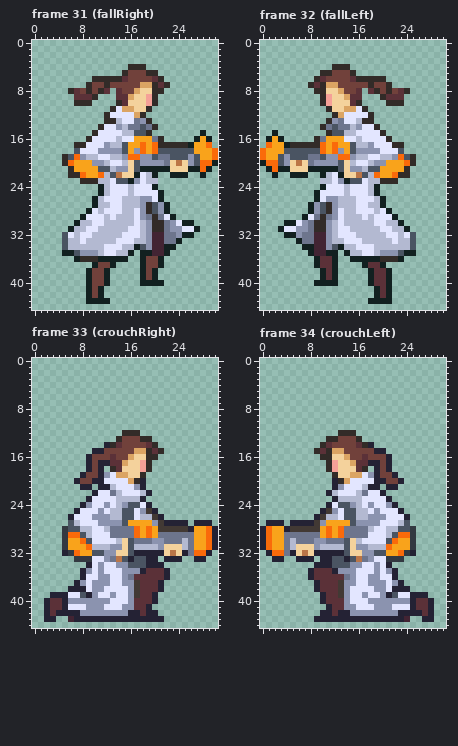
Two versions of one pixel-art file, rawAssets/animations/Flipside_Player_Model_AllAnims_Cropped.aseprite. The picture above was drawn from the file before the commit.
31x45 pixels, 46 frames. Shown: frame 31 (fallRight), frame 32 (fallLeft), frame 33 (crouchRight), frame 34 (crouchLeft). The commit also changed other frames, which this record leaves out.
New version:
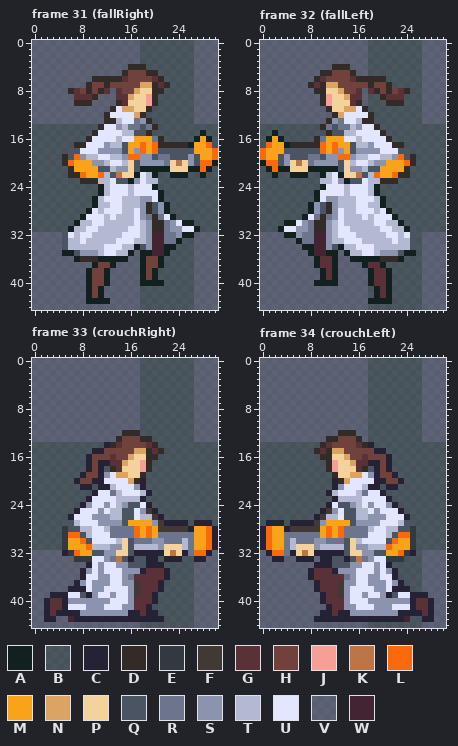
Palette (. is transparent): A #122020  B #242234a9  C #242234  D #322b28  E #333941  F #423934  G #5b3138  H #71413b  J #f5a097  K #bb7547  L #fa6a0a  M #f9a31b  N #dba463  P #f4d29c  Q #4a5462  R #6d758d  S #8b93af  T #b3b9d1  U #e3e6ff  V #403353a9  W #422433
Change:
layer "Layer 3" now shown
Changed rows in their new state; - is an unchanged pixel.
Frame 31 (fallRight), layer "Layer 3":
first column x 0:
 0 VVVVVVVVVVVVVVVVVVBBBBBBBBBVVVV
 1 VVVVVVVVVVVVVVVVVVBBBBBBBBBVVVV
 2 VVVVVVVVVVVVVVVVVVBBBBBBBBBVVVV
 3 VVVVVVVVVVVVVVVVVVBBBBBBBBBVVVV
 4 VVVVVVVVVVVVVVVV---BBBBBBBBVVVV
 5 VVVVVVVVVVVVVVV------BBBBBBVVVV
 6 VVVVVVVVVV------------BBBBBVVVV
 7 VVVVVVVVV--------------BBBBVVVV
 8 VVVVVV-------V--------BBBBBVVVV
 9 VVVVVVV----VVV-------BBBBBBVVVV
10 VVVVVVV---VVVV-------BBBBBBVVVV
11 VVVVVVVVVVVVV-------BBBBBBBVVVV
12 VVVVVVVVVVVV-------BBBBBBBBVVVV
13 VVVVVVVVVVVV--------BBBBBBBVVVV
14 BBBBBBBBBBB----------BBBBBBBBBB
15 BBBBBBBBBB----------BBBBBBBB-BB
16 BBBBBBBBB-------------BBBBB---B
17 BBBBBBB-----------------------B
18 BBBBBBB------------------------
19 BBBBB--------------------------
20 BBBBB--------------------------
21 BBBBBB------------------------B
22 BBBBBB---------------BB---BB-BB
23 BBBBBBBB-------------BBBBBBBBBB
24 BBBBBBBBBBB----------BBBBBBBBBB
25 BBBBBBBBBBB-----------BBBBBBBBB
26 BBBBBBBBBB------------BBBBBBBBB
27 BBBBBBBBBB-------------BBBBBBBB
28 BBBBBBBBB--------------BBBBBBBB
29 BBBBBBBB----------------BBBBBBB
30 BBBBBBB--------------------BBBB
31 BBBBBB----------------------BBB
32 VVVVV----------------------VVVV
33 VVVVV--------------------BBVVVV
34 VVVVV-------------------BBBVVVV
35 VVVVV------------V-----BBBBVVVV
36 VVVVVVV---------VV----BBBBBVVVV
37 VVVVVVVVVV----VVVV----BBBBBVVVV
38 VVVVVVVVV----VVVVV---BBBBBBVVVV
39 VVVVVVVVV----VVVVV---BBBBBBVVVV
40 VVVVVVVVV----VVVVV----BBBBBVVVV
41 VVVVVVVVV---VVVVVVBBBBBBBBBVVVV
42 VVVVVVVVV---VVVVVVBBBBBBBBBVVVV
43 VVVVVVVVV----VVVVVBBBBBBBBBVVVV
44 VVVVVVVVVVVVVVVVVVBBBBBBBBBVVVV
Frame 32 (fallLeft), layer "Layer 3":
first column x 0:
 0 VVVVVVVVVVVVVVVVVVBBBBBBBBBVVVV
 1 VVVVVVVVVVVVVVVVVVBBBBBBBBBVVVV
 2 VVVVVVVVVVVVVVVVVVBBBBBBBBBVVVV
 3 VVVVVVVVVVVVVVVVVVBBBBBBBBBVVVV
 4 VVVVVVVVVVVV---VVVBBBBBBBBBVVVV
 5 VVVVVVVVVV------VVBBBBBBBBBVVVV
 6 VVVVVVVVV------------BBBBBBVVVV
 7 VVVVVVVV--------------BBBBBVVVV
 8 VVVVVVVVV--------V-------BBVVVV
 9 VVVVVVVVVV-------VBB----BBBVVVV
10 VVVVVVVVVV-------VBBB---BBBVVVV
11 VVVVVVVVVVV-------BBBBBBBBBVVVV
12 VVVVVVVVVVVV-------BBBBBBBBVVVV
13 VVVVVVVVVVV--------BBBBBBBBVVVV
14 BBBBBBBBBB----------BBBBBBBBBBB
15 BB-BBBBBBBB----------BBBBBBBBBB
16 B---BBBBB-------------BBBBBBBBB
17 B-----------------------BBBBBBB
18 ------------------------BBBBBBB
19 --------------------------BBBBB
20 --------------------------BBBBB
21 B------------------------BBBBBB
22 BB-BB---BB---------------BBBBBB
23 BBBBBBBBBB-------------BBBBBBBB
24 BBBBBBBBBB----------BBBBBBBBBBB
25 BBBBBBBBB-----------BBBBBBBBBBB
26 BBBBBBBBB------------BBBBBBBBBB
27 BBBBBBBB-------------BBBBBBBBBB
28 BBBBBBBB--------------BBBBBBBBB
29 BBBBBBB----------------BBBBBBBB
30 BBBB--------------------BBBBBBB
31 BBB----------------------BBBBBB
32 VVVV----------------------BVVVV
33 VVVVVV--------------------BVVVV
34 VVVVVVV-------------------BVVVV
35 VVVVVVVV-----V------------BVVVV
36 VVVVVVVVV----VV---------BBBVVVV
37 VVVVVVVVV----VVVV----BBBBBBVVVV
38 VVVVVVVVVV---VVVVV----BBBBBVVVV
39 VVVVVVVVVV---VVVVV----BBBBBVVVV
40 VVVVVVVVV----VVVVV----BBBBBVVVV
41 VVVVVVVVVVVVVVVVVVB---BBBBBVVVV
42 VVVVVVVVVVVVVVVVVVB---BBBBBVVVV
43 VVVVVVVVVVVVVVVVVV----BBBBBVVVV
44 VVVVVVVVVVVVVVVVVVBBBBBBBBBVVVV
Frame 33 (crouchRight), layer "Layer 3":
first column x 0:
 0 VVVVVVVVVVVVVVVVVVBBBBBBBBBVVVV
 1 VVVVVVVVVVVVVVVVVVBBBBBBBBBVVVV
 2 VVVVVVVVVVVVVVVVVVBBBBBBBBBVVVV
 3 VVVVVVVVVVVVVVVVVVBBBBBBBBBVVVV
 4 VVVVVVVVVVVVVVVVVVBBBBBBBBBVVVV
 5 VVVVVVVVVVVVVVVVVVBBBBBBBBBVVVV
 6 VVVVVVVVVVVVVVVVVVBBBBBBBBBVVVV
 7 VVVVVVVVVVVVVVVVVVBBBBBBBBBVVVV
 8 VVVVVVVVVVVVVVVVVVBBBBBBBBBVVVV
 9 VVVVVVVVVVVVVVVVVVBBBBBBBBBVVVV
10 VVVVVVVVVVVVVVVVVVBBBBBBBBBVVVV
11 VVVVVVVVVVVVVVVVVVBBBBBBBBBVVVV
12 VVVVVVVVVVVVVVV---BBBBBBBBBVVVV
13 VVVVVVVVVVVVVV------BBBBBBBVVVV
14 BBBBBBBBBBBB---------BBBBBBBBBB
15 BBBBBBBBBB------------BBBBBBBBB
16 BBBBBBBBB------------BBBBBBBBBB
17 BBBBBBBBB-----------BBBBBBBBBBB
18 BBBBBBBBB---B-------BBBBBBBBBBB
19 BBBBBBBB-----------BBBBBBBBBBBB
20 BBBBBBB------------BBBBBBBBBBBB
21 BBBBBBBB--B--------BBBBBBBBBBBB
22 BBBBBBBBBB----------BBBBBBBBBBB
23 BBBBBBBBB----------BBBBBBBBBBBB
24 BBBBBBBB------------BBBBBBBBBBB
25 BBBBBBB--------------BBBBBBBBBB
26 BBBBBB----------------BBBBBBBBB
27 BBBBBB--------------------B---B
28 BBBBB--------------------------
29 BBBBB--------------------------
30 BBBBB--------------------------
31 BBBBB--------------------------
32 VVVVV-------------------------V
33 VVVVVVV--------------B---BB--VV
34 VVVVVVVVV-------------BBBBBVVVV
35 VVVVVVVV---------------BBBBVVVV
36 VVVVVVVV---------------BBBBVVVV
37 VVVVVVV---------------BBBBBVVVV
38 VVVVVV----------------BBBBBVVVV
39 VVV------------------BBBBBBVVVV
40 VV-------------------BBBBBBVVVV
41 VV------------------BBBBBBBVVVV
42 VV-------------------BBBBBBVVVV
43 VV--VV----------------BBBBBVVVV
44 VVVVVVVVVVVVVVVVVVBBBBBBBBBVVVV
Frame 34 (crouchLeft), layer "Layer 3":
first column x 0:
 0 VVVVVVVVVVVVVVVVVVBBBBBBBBBVVVV
 1 VVVVVVVVVVVVVVVVVVBBBBBBBBBVVVV
 2 VVVVVVVVVVVVVVVVVVBBBBBBBBBVVVV
 3 VVVVVVVVVVVVVVVVVVBBBBBBBBBVVVV
 4 VVVVVVVVVVVVVVVVVVBBBBBBBBBVVVV
 5 VVVVVVVVVVVVVVVVVVBBBBBBBBBVVVV
 6 VVVVVVVVVVVVVVVVVVBBBBBBBBBVVVV
 7 VVVVVVVVVVVVVVVVVVBBBBBBBBBVVVV
 8 VVVVVVVVVVVVVVVVVVBBBBBBBBBVVVV
 9 VVVVVVVVVVVVVVVVVVBBBBBBBBBVVVV
10 VVVVVVVVVVVVVVVVVVBBBBBBBBBVVVV
11 VVVVVVVVVVVVVVVVVVBBBBBBBBBVVVV
12 VVVVVVVVVVVVV---VVBBBBBBBBBVVVV
13 VVVVVVVVVVV------VBBBBBBBBBVVVV
14 BBBBBBBBBB---------BBBBBBBBBBBB
15 BBBBBBBBB------------BBBBBBBBBB
16 BBBBBBBBBB------------BBBBBBBBB
17 BBBBBBBBBBB-----------BBBBBBBBB
18 BBBBBBBBBBB-------B---BBBBBBBBB
19 BBBBBBBBBBBB-----------BBBBBBBB
20 BBBBBBBBBBBB------------BBBBBBB
21 BBBBBBBBBBBB--------B--BBBBBBBB
22 BBBBBBBBBBB----------BBBBBBBBBB
23 BBBBBBBBBBBB----------BBBBBBBBB
24 BBBBBBBBBBB------------BBBBBBBB
25 BBBBBBBBBB--------------BBBBBBB
26 BBBBBBBBB----------------BBBBBB
27 B---B--------------------BBBBBB
28 --------------------------BBBBB
29 --------------------------BBBBB
30 --------------------------BBBBB
31 --------------------------BBBBB
32 V-------------------------BVVVV
33 VV--VV---V--------------BBBVVVV
34 VVVVVVVVV-------------BBBBBVVVV
35 VVVVVVVV---------------BBBBVVVV
36 VVVVVVVV---------------BBBBVVVV
37 VVVVVVVVV---------------BBBVVVV
38 VVVVVVVVV----------------BBVVVV
39 VVVVVVVVVV------------------VVV
40 VVVVVVVVVV-------------------VV
41 VVVVVVVVVVV------------------VV
42 VVVVVVVVVV-------------------VV
43 VVVVVVVVV----------------BB--VV
44 VVVVVVVVVVVVVVVVVVBBBBBBBBBVVVV
Changed places in both pictures, as pixel boxes (x1, y1, x2, y2):
added: (32, 40, 218, 310)
added: (260, 40, 446, 310)
added: (32, 358, 218, 628)
added: (260, 358, 446, 628)
